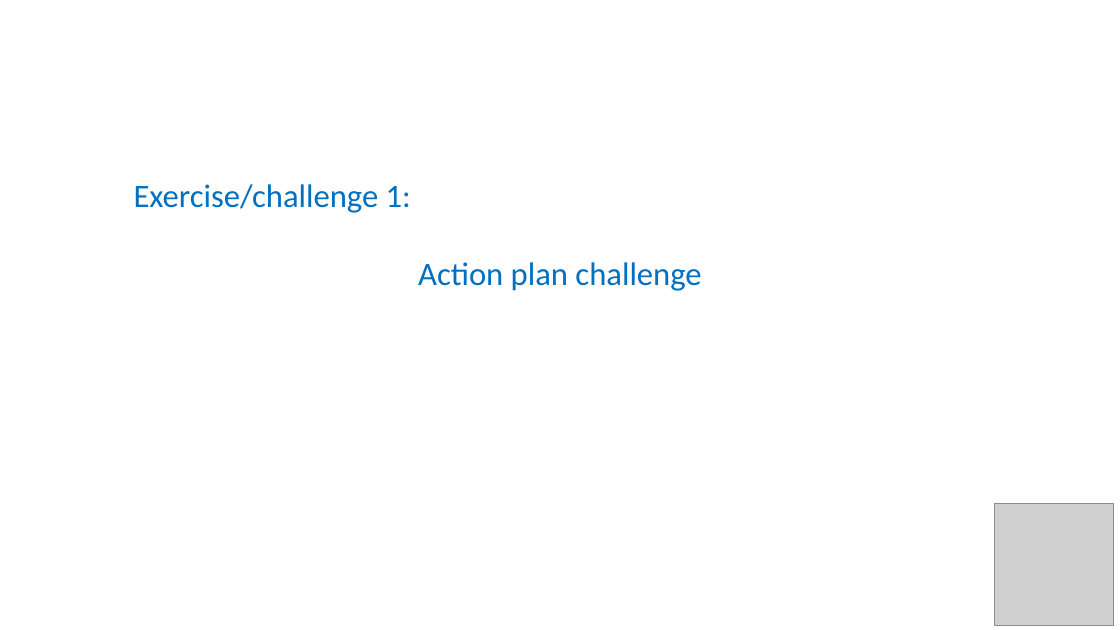
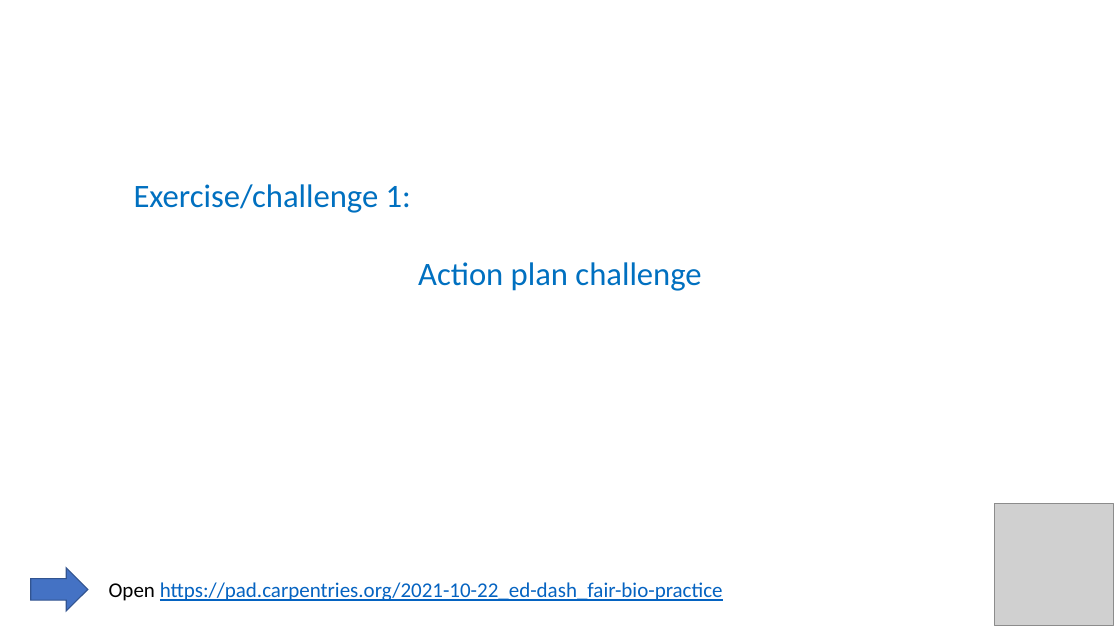
Before and after one commit to carpentries-incubator/fair-bio-practice, a slide deck: slide 2 of instructors/14-data_management_planning_v2.0.pptx. Drawn at 1120x630 pixels with LibreOffice and Linux fonts; fonts in the diff are those of the drawing; grey boxes stand for pictures. Boxes give left, top, right and bottom in pixels: in the first picture for what was removed or moved away, otherwise in the second. Text is boxed around its words. In the diff, an @@ line names an element or a change of style, - is before the commit and + after.

```diff
--- a/instructors/14-data_management_planning_v2.0.pptx
+++ b/instructors/14-data_management_planning_v2.0.pptx
@@ down arrow added at box(31, 568, 88, 611), fill #4472C4, outline #325491 1 pt @@
@@ text added at box(109, 582, 723, 601), 18 pt, text #0563C1, underline @@
+Open https://pad.carpentries.org/2021-10-22_ed-dash_fair-bio-practice
```
Also in this commit, not shown: 1 other slide changed, 2 slides added.
